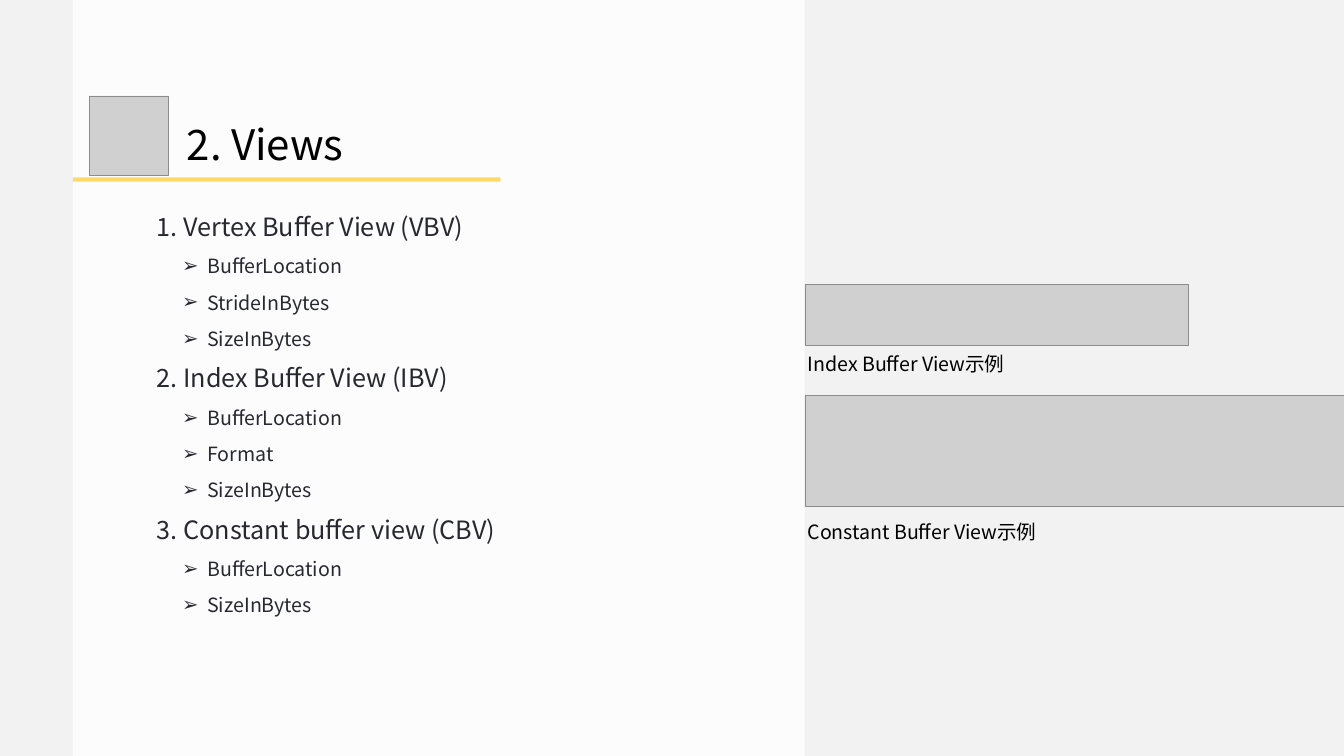
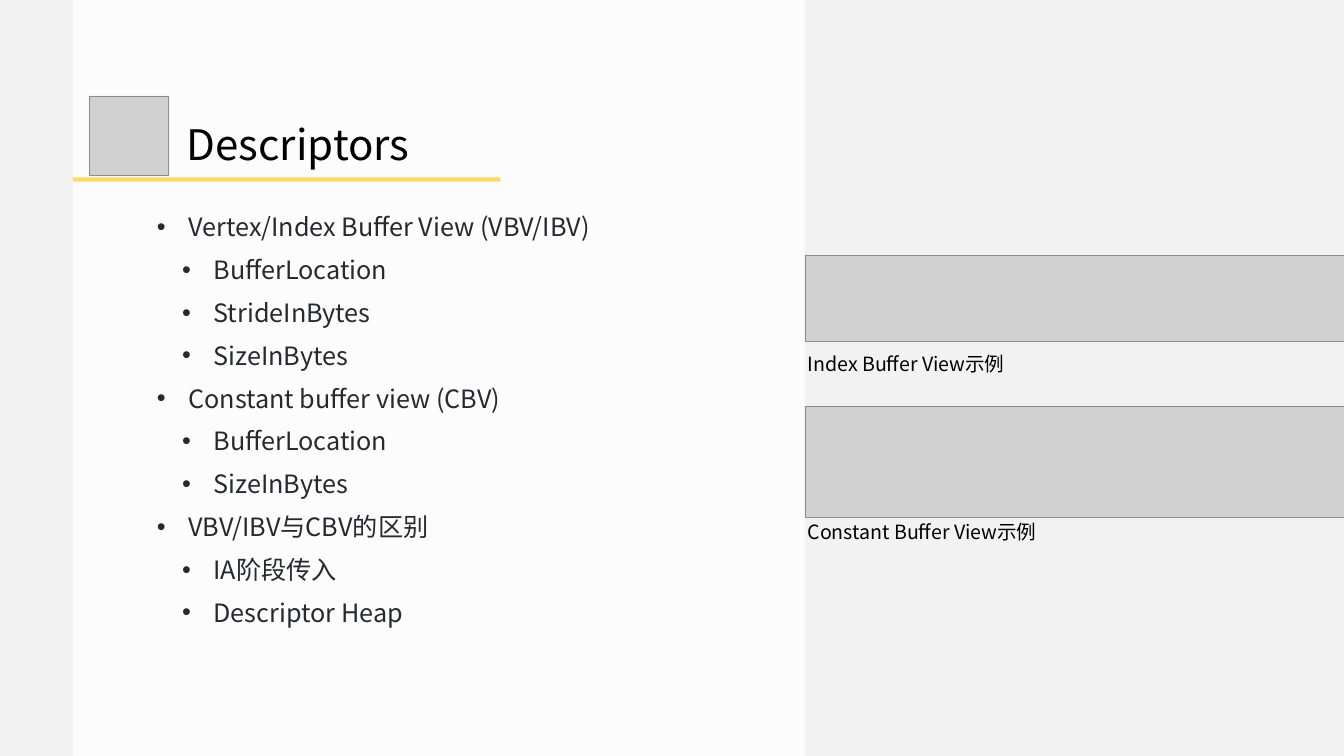
Before and after one commit to doomlover/KSGameEngineTutorials, a slide deck: slide 14 of PPTs/05.深入DX12绘制二.pptx (slide 15 before the commit). Drawn at 1344x756 pixels with LibreOffice and Linux fonts; fonts in the diff are those of the drawing; grey boxes stand for pictures. Boxes give left, top, right and bottom in pixels: in the first picture for what was removed or moved away, otherwise in the second. Text is boxed around its words. In the diff, an @@ line names an element or a change of style, - is before the commit and + after.

```diff
--- a/PPTs/05.深入DX12绘制二.pptx
+++ b/PPTs/05.深入DX12绘制二.pptx
@@ text at [187, 127, 410, 170]: text changed @@
-  2. Views
+  Descriptors
@@ text at [188, 215, 589, 241]: text changed @@
-1. Vertex Buffer View (VBV)
+• Vertex/Index Buffer View (VBV/IBV)
@@ text at [214, 258, 388, 499]: size 28 to 36 pt in "BufferLocation", "StrideInBytes", "SizeInBytes", "BufferLocation" and 1 more places; bullet ➢ to • @@
@@ picture added at [805, 255, 1344, 341] @@
@@ picture removed at [805, 284, 1189, 345] @@
@@ text at [188, 387, 500, 413]: text changed @@
-2. Index Buffer View (IBV)
-  ➢ BufferLocation
-  ➢ Format
-  ➢ SizeInBytes
-3. Constant buffer view (CBV)
+• Constant buffer view (CBV)
@@ picture: place and size @@
-picture at [805, 395, 1344, 506]
+picture at [805, 406, 1344, 517]
@@ text at [188, 515, 428, 628]: paragraphs added @@
+• VBV/IBV与CBV的区别
+  • IA阶段传入
+  • Descriptor Heap
```
Also in this commit, not shown: 15 other slides changed, 11 slides added, 13 slides removed.
